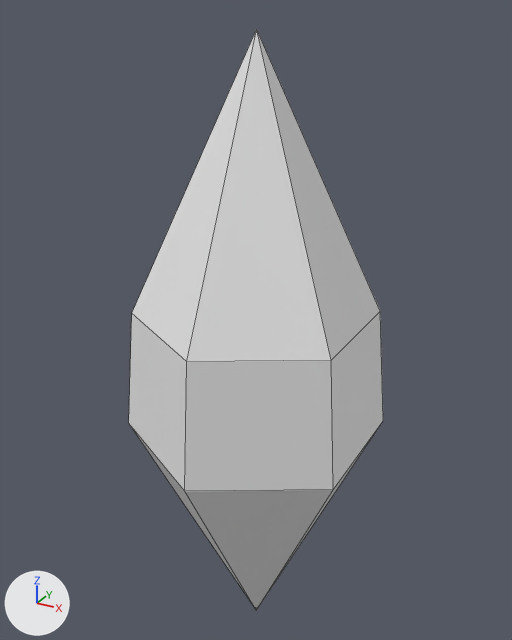
One commit to the OBJ model src/main/resources/assets/primalspells/models/item/wand_crystal_12.obj: the scene before it, then after it.
The view is the same before and after, from a 50 mm lens placed at (0.662, -0.794, 1.64), pointed at (0.494, -0.49, 1.488). Lighting does not change. The marker at lower left points along +X, +Y and +Z. The first picture is the older version. Mesh edges are drawn as thin lines. Materials are left out; every surface is plain grey. Where no turn or scale is listed for an object, it has been applied to the vertices. Vertices at exactly the same position are counted once.

Objects in the first picture: 'wand_crystal_12'.
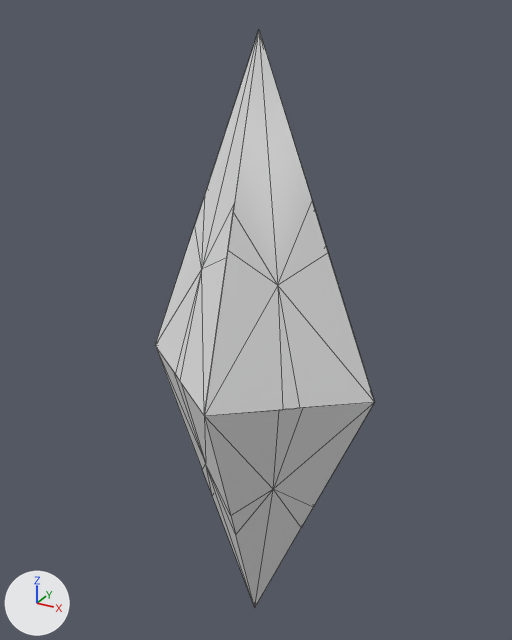
Pixel boxes (x1, y1, x2, y2) of what changed, in the pictures (512 x 640 px):
'wand_crystal_12', reshaped (13% narrower): before (129, 29, 383, 610); after (155, 31, 375, 607)

Edits to the bpy script that builds the scene:
```text
Change me_wand_crystal_12:
    used by ob_wand_crystal_12; location = (0.0, 0.0, 0.0)
    remove me_wand_crystal_12.from_pydata(...)  # 14 vertices, 18 faces; spans x 0.439..0.561, y -0.57..-0.43, z 1.294..1.631
    add me_wand_crystal_12.from_pydata(...)  # 54 vertices, 72 faces; spans x 0.434..0.566, y -0.551..-0.449, z 1.294..1.631
    me_wand_crystal_12 part 1: the whole mesh is rebuilt
```
